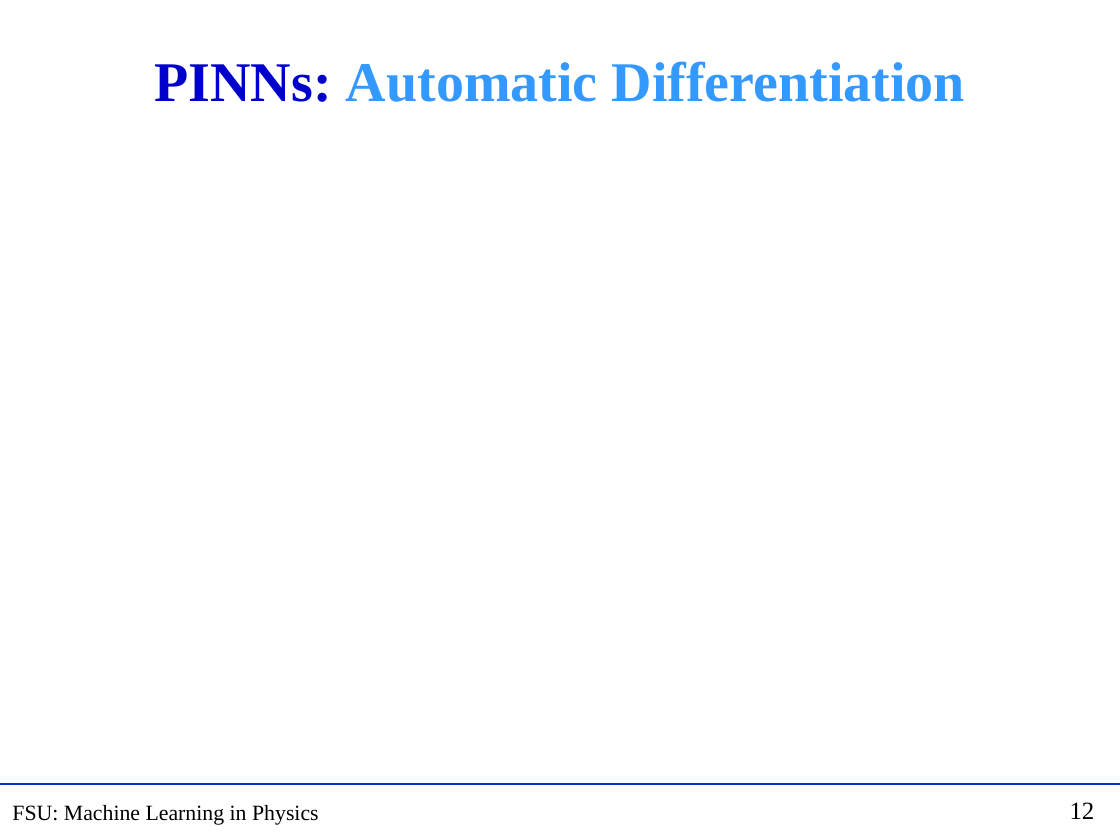
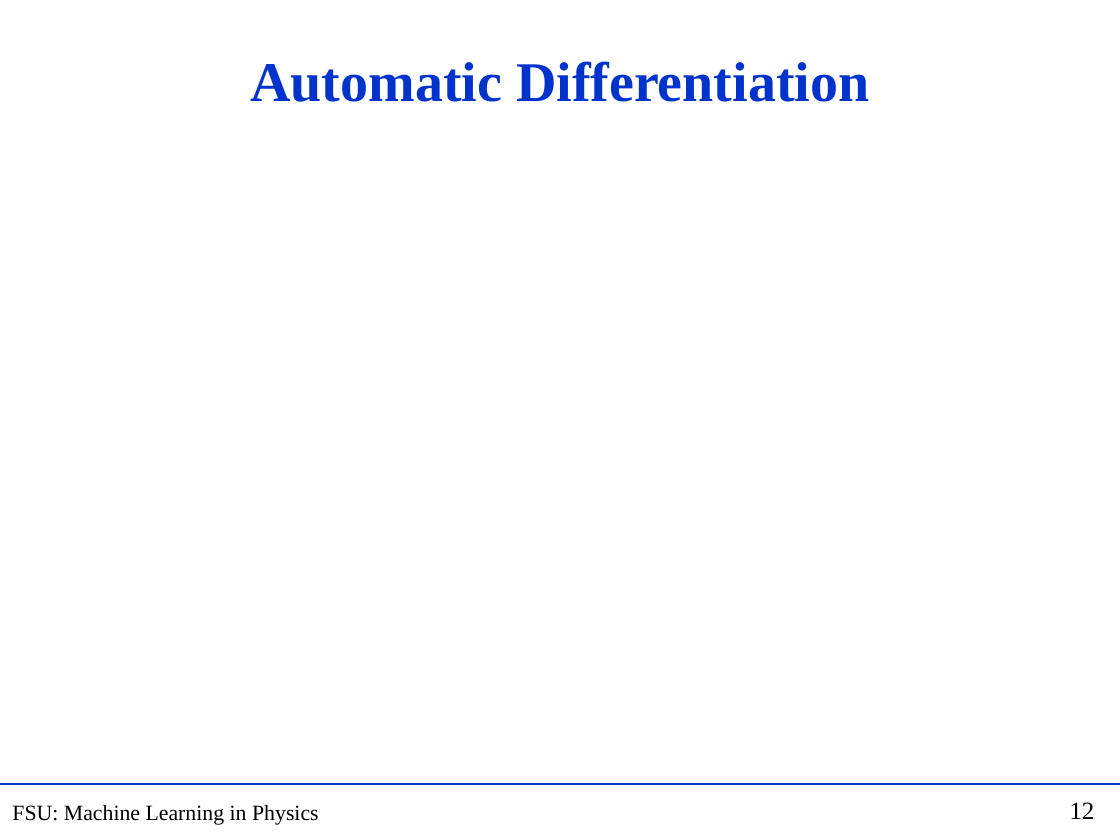
Before and after one commit to hbprosper/mlinphysics, a slide deck: slide 12 of Lectures/03.PINN/Lecture_PINN.pptx. Drawn at 1120x840 pixels with LibreOffice and Linux fonts; fonts in the diff are those of the drawing; grey boxes stand for pictures. Boxes give left, top, right and bottom in pixels: in the first picture for what was removed or moved away, otherwise in the second. Text is boxed around its words. In the diff, an @@ line names an element or a change of style, - is before the commit and + after.

```diff
--- a/Lectures/03.PINN/Lecture_PINN.pptx
+++ b/Lectures/03.PINN/Lecture_PINN.pptx
@@ title at (250, 61, 869, 102): text changed; text colour #3399FF to #0033CC @@
-PINNs: Automatic Differentiation
+Automatic Differentiation
```
Also in this commit, not shown: 6 other slides changed, 1 slide added, 4 slides removed, 14 other files.
